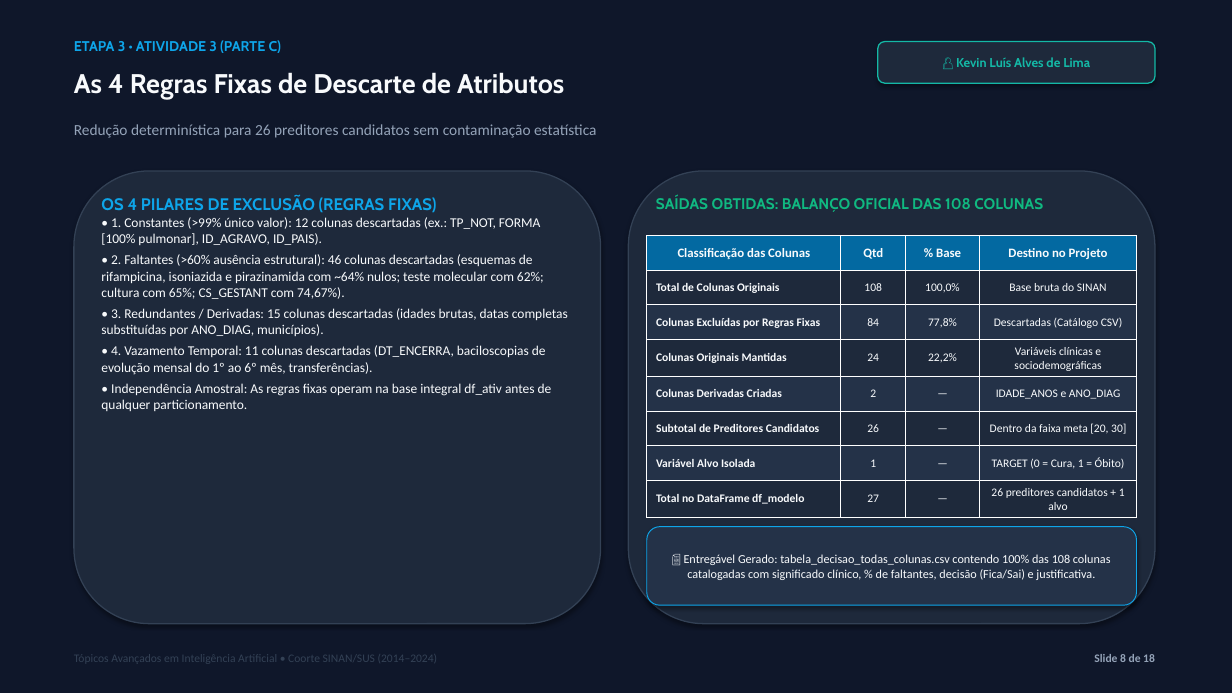
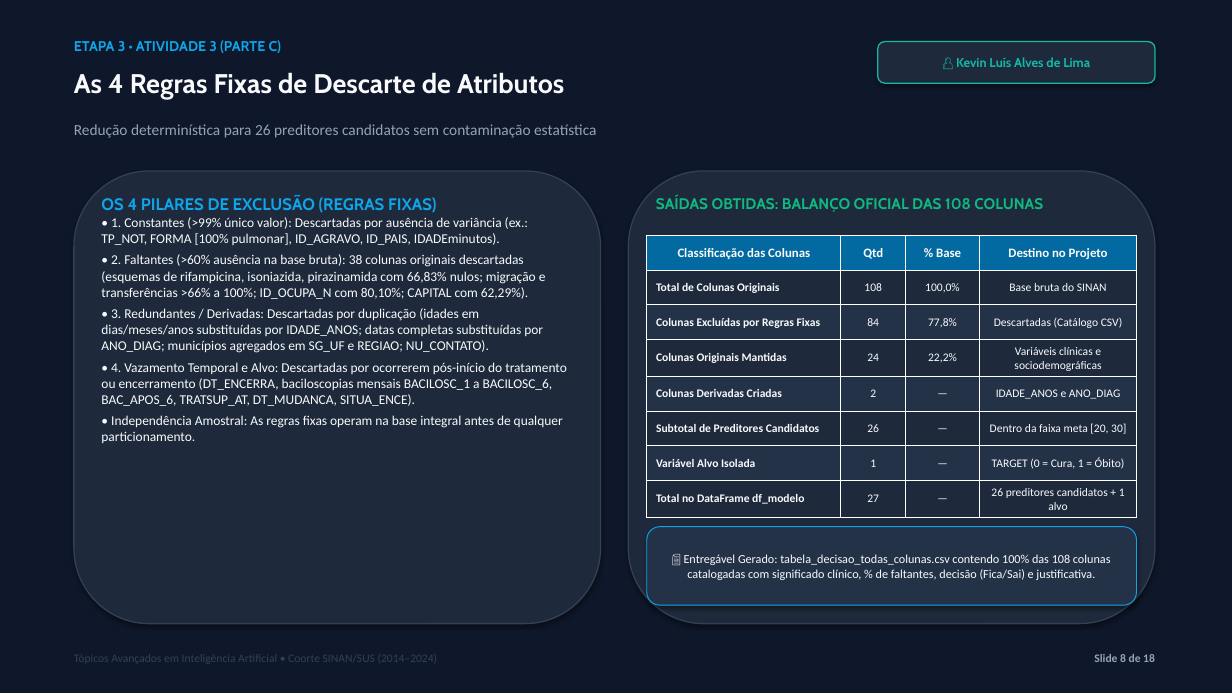
Before and after one commit to lazarorocha1011/TAIA-SINAN, a slide deck: slide 8 of apresentacao_preprocessamento_tb.pptx. Drawn at 1232x693 pixels with LibreOffice and Linux fonts; fonts in the diff are those of the drawing. Boxes give left, top, right and bottom in pixels: in the first picture for what was removed or moved away, otherwise in the second. Text is boxed around its words. In the diff, an @@ line names an element or a change of style, - is before the commit and + after.

Commit message:
Add quantitative synthesis of cohort funnel and update missing data percentages in presentation script

```diff
--- a/apresentacao_preprocessamento_tb.pptx
+++ b/apresentacao_preprocessamento_tb.pptx
@@ text at [101,217,567,443]: text changed @@
-• 1. Constantes (>99% único valor): 12 colunas descartadas (ex.: TP_NOT, FORMA [100% pulmonar], ID_AGRAVO, ID_PAIS).
-• 2. Faltantes (>60% ausência estrutural): 46 colunas descartadas (esquemas de rifampicina, isoniazida e pirazinamida com ~64% nulos; teste molecular com 62%; cultura com 65%; CS_GESTANT com 74,67%).
-• 3. Redundantes / Derivadas: 15 colunas descartadas (idades brutas, datas completas substituídas por ANO_DIAG, municípios).
-• 4. Vazamento Temporal: 11 colunas descartadas (DT_ENCERRA, baciloscopias de evolução mensal do 1º ao 6º mês, transferências).
-• Independência Amostral: As regras fixas operam na base integral df_ativ antes de qualquer particionamento.
+• 1. Constantes (>99% único valor): Descartadas por ausência de variância (ex.: TP_NOT, FORMA [100% pulmonar], ID_AGRAVO, ID_PAIS, IDADEminutos).
+• 2. Faltantes (>60% ausência na base bruta): 38 colunas originais descartadas (esquemas de rifampicina, isoniazida, pirazinamida com 66,83% nulos; migração e transferências >66% a 100%; ID_OCUPA_N com 80,10%; CAPITAL com 62,29%).
+• 3. Redundantes / Derivadas: Descartadas por duplicação (idades em dias/meses/anos substituídas por IDADE_ANOS; datas completas substituídas por ANO_DIAG; municípios agregados em SG_UF e REGIAO; NU_CONTATO).
+• 4. Vazamento Temporal e Alvo: Descartadas por ocorrerem pós-início do tratamento ou encerramento (DT_ENCERRA, baciloscopias mensais BACILOSC_1 a BACILOSC_6, BAC_APOS_6, TRATSUP_AT, DT_MUDANCA, SITUA_ENCE).
+• Independência Amostral: As regras fixas operam na base integral antes de qualquer particionamento.
```
Also in this commit, not shown: 2 other files.
